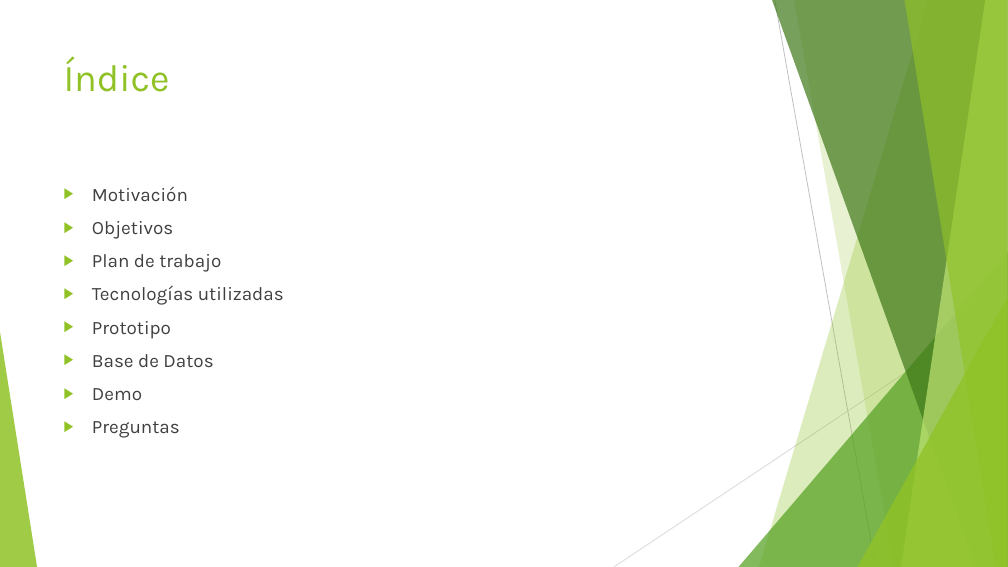
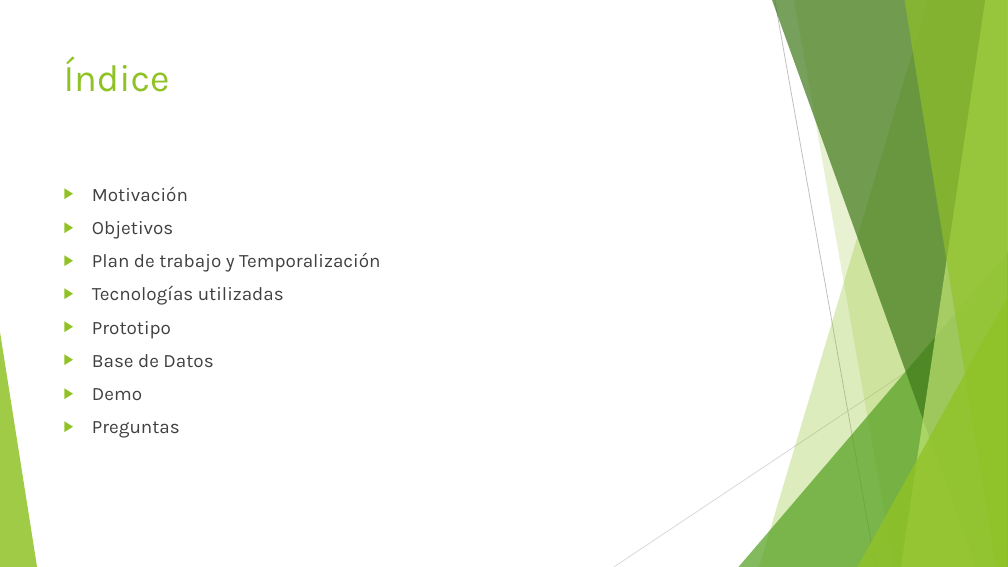
Before and after one commit to AlVelRap/dietario, a slide deck: slide 2 of Presentacion y memorias/Gestor de Dietas.pptx. Drawn at 1008x567 pixels with LibreOffice and Linux fonts; fonts in the diff are those of the drawing. Boxes give left, top, right and bottom in pixels: in the first picture for what was removed or moved away, otherwise in the second. Text is boxed around its words. In the diff, an @@ line names an element or a change of style, - is before the commit and + after.

```diff
--- a/Presentacion y memorias/Gestor de Dietas.pptx
+++ b/Presentacion y memorias/Gestor de Dietas.pptx
@@ text at (92,253,380,272): text changed @@
-▶ Plan de trabajo
+▶ Plan de trabajo y Temporalización
```
Also in this commit, not shown: 3 other slides changed, 1 slide added, 3 other files.
